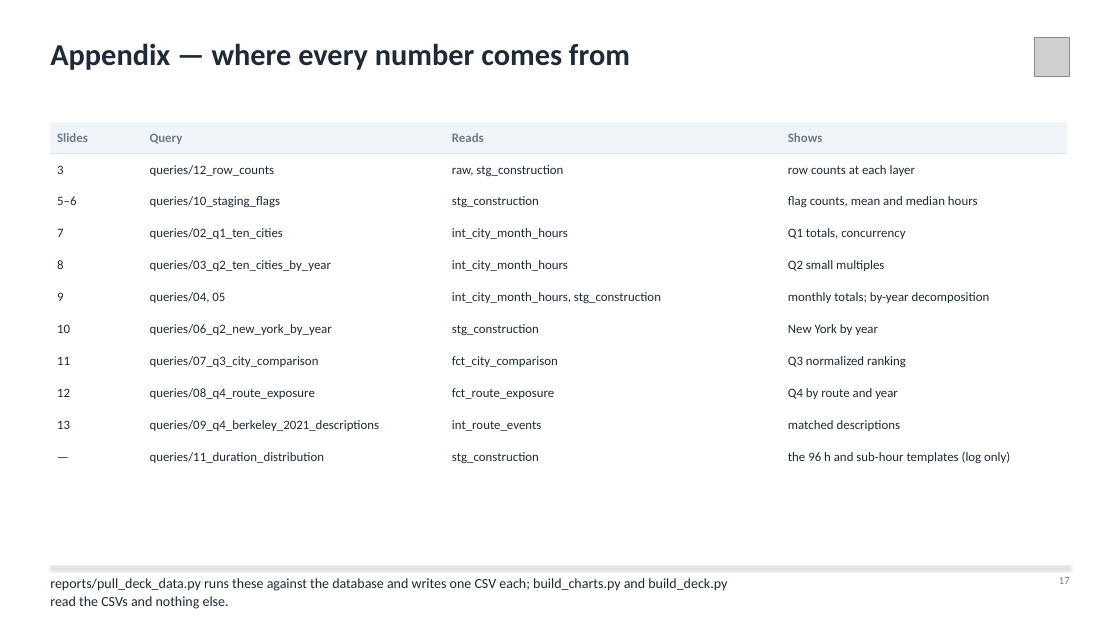
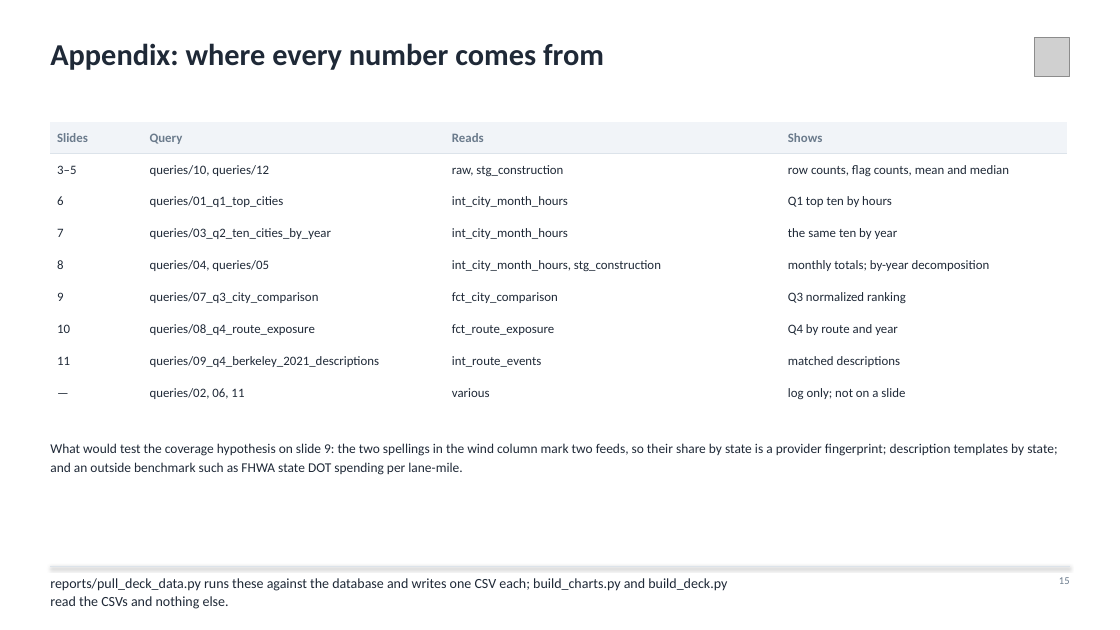
Before and after one commit to agmcdonald24/aurura_case, a slide deck: slide 15 of reports/Aurora_Construction_Take_Home.pptx (slide 17 before the commit). Drawn at 1120x630 pixels with LibreOffice and Linux fonts; fonts in the diff are those of the drawing; grey boxes stand for pictures. Boxes give left, top, right and bottom in pixels: in the first picture for what was removed or moved away, otherwise in the second. Text is boxed around its words. In the diff, an @@ line names an element or a change of style, - is before the commit and + after.

```diff
--- a/reports/Aurora_Construction_Take_Home.pptx
+++ b/reports/Aurora_Construction_Take_Home.pptx
@@ text at [50,43,604,70]: text changed @@
-Appendix — where every number comes from
+Appendix: where every number comes from
@@ table at [50,122,1067,409] @@
-row 2: 3 | queries/12_row_counts | raw, stg_construction | row counts at each layer
-row 3: 5–6 | queries/10_staging_flags | stg_construction | flag counts, mean and median hours
-row 4: 7 | queries/02_q1_ten_cities | int_city_month_hours | Q1 totals, concurrency
-row 5: 8 | queries/03_q2_ten_cities_by_year | int_city_month_hours | Q2 small multiples
-row 6: 9 | queries/04, 05 | int_city_month_hours, stg_construction | monthly totals; by-year decomposition
-row 7: 10 | queries/06_q2_new_york_by_year | stg_construction | New York by year
-row 8: 11 | queries/07_q3_city_comparison | fct_city_comparison | Q3 normalized ranking
-row 9: 12 | queries/08_q4_route_exposure | fct_route_exposure | Q4 by route and year
-row 10: 13 | queries/09_q4_berkeley_2021_descriptions | int_route_events | matched descriptions
-row 11: — | queries/11_duration_distribution | stg_construction | the 96 h and sub-hour templates (log only)
+row 2: 3–5 | queries/10, queries/12 | raw, stg_construction | row counts, flag counts, mean and median
+row 3: 6 | queries/01_q1_top_cities | int_city_month_hours | Q1 top ten by hours
+row 4: 7 | queries/03_q2_ten_cities_by_year | int_city_month_hours | the same ten by year
+row 5: 8 | queries/04, queries/05 | int_city_month_hours, stg_construction | monthly totals; by-year decomposition
+row 6: 9 | queries/07_q3_city_comparison | fct_city_comparison | Q3 normalized ranking
+row 7: 10 | queries/08_q4_route_exposure | fct_route_exposure | Q4 by route and year
+row 8: 11 | queries/09_q4_berkeley_2021_descriptions | int_route_events | matched descriptions
+row 9: — | queries/02, 06, 11 | various | log only; not on a slide
@@ text added at [50,443,1057,475], 11.5 pt, text #1F2937 @@
+What would test the coverage hypothesis on slide 9: the two spellings in the wind column mark two feeds, so their share by state is a provider fingerprint; description templates by state; and an outside benchmark such as FHWA state DOT spending per lane-mile.
```
Also in this commit, not shown: 9 other slides changed, 5 slides added, 7 slides removed, 36 other files.
